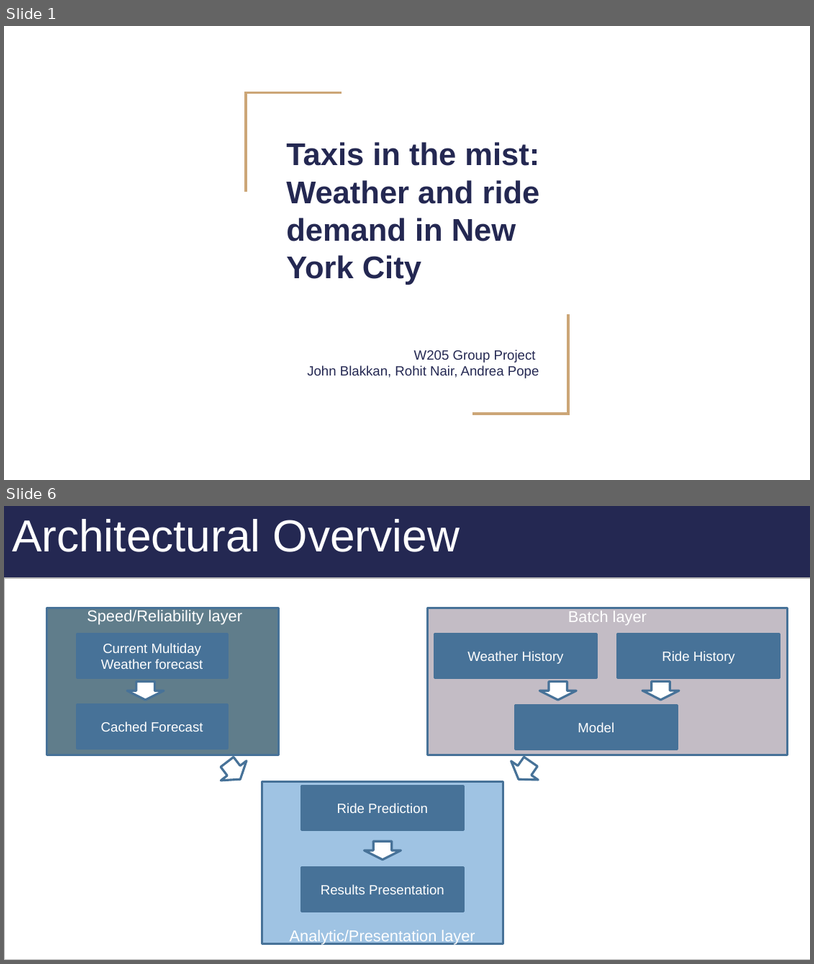
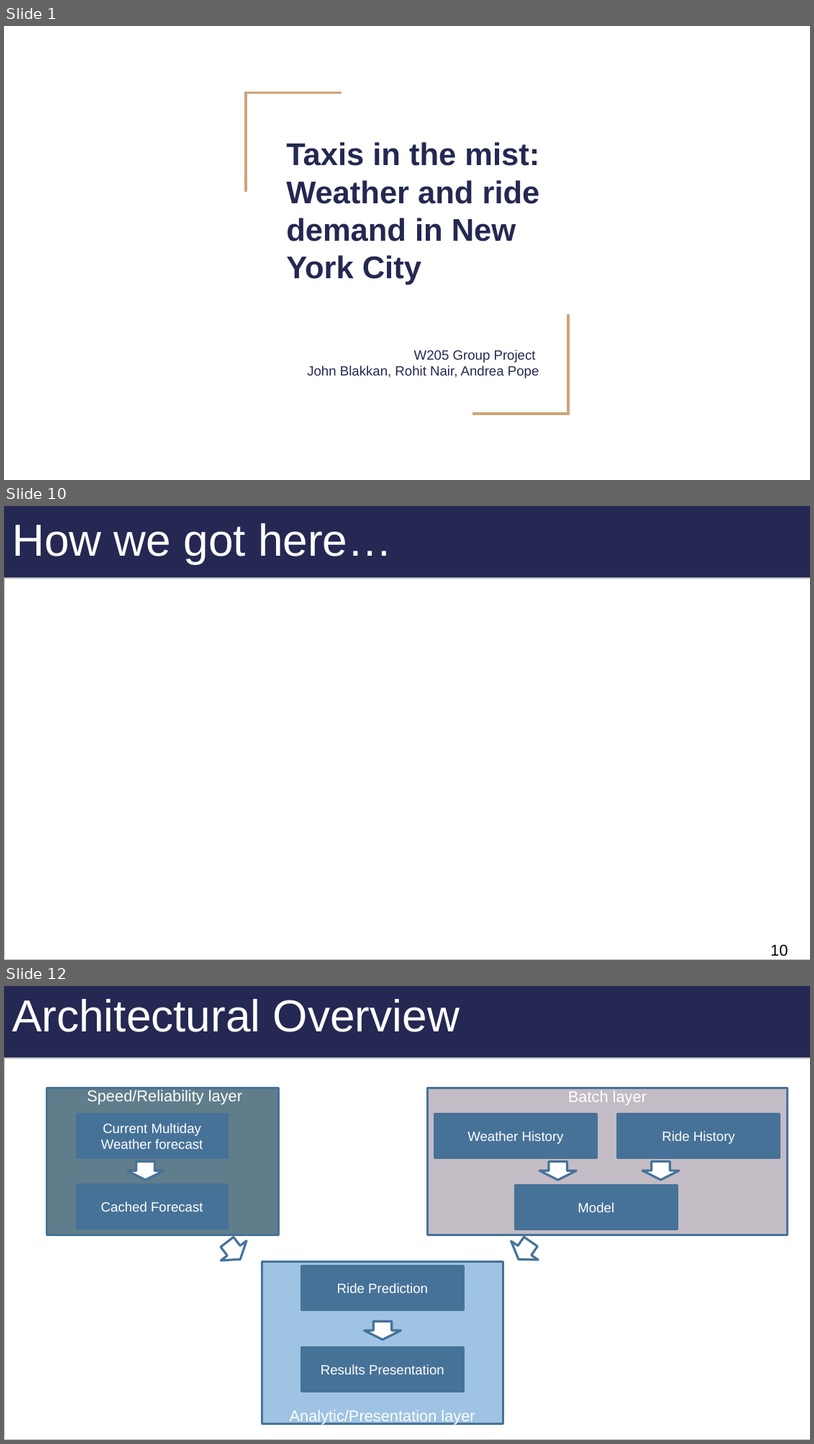
Before and after one commit to blakkan/CabStuff, a slide deck: W205-TaxiNYC-FinalPresentation-JB-RN-AP.pptx. Shown one above the other, each under a label of ours: slides 1 and 6 before the commit, slides 1, 10 and 12 after it; the slides between them are not shown. The pictures are 814x964 and 814x1444 pixels, drawn with LibreOffice and Linux fonts; fonts in the diff are those of the drawing. Boxes give left, top, right and bottom in pixels: in the first picture for what was removed or moved away, otherwise in the second. Text is boxed around its words. In the diff, an @@ line names an element or a change of style, - is before the commit and + after.

```diff
--- a/W205-TaxiNYC-FinalPresentation-JB-RN-AP.pptx
+++ b/W205-TaxiNYC-FinalPresentation-JB-RN-AP.pptx
@@ slide 10 added at (4, 506, 810, 960), background gradient #B7B7B7 to #C2D8F5 to #E1EBF9; not listed: 1 template element that a slide beside it also shows @@
@@ title added at (12, 523, 393, 564), 40 pt, text #FFFFFF @@
+How we got here…
@@ rectangle added at (5, 578, 810, 959), fill #FFFFFF, outline #B7B7B7 0.75 pt @@
@@ page number added at (771, 944, 788, 956), 14 pt, text #000000 @@
+10
@@ what was slide 6 is now slide 12 @@
```
Also in this commit, not shown: 6 slides changed, 4 other slides added, 6 slides removed.
